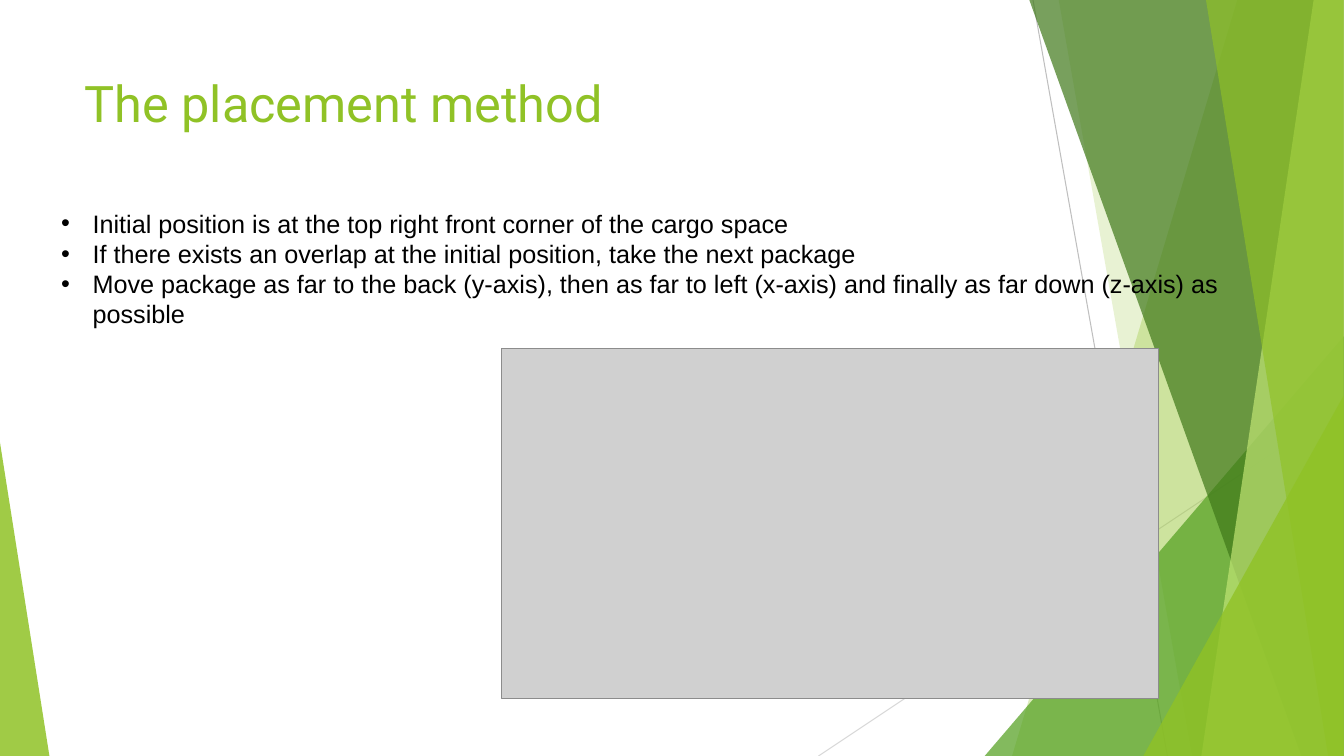
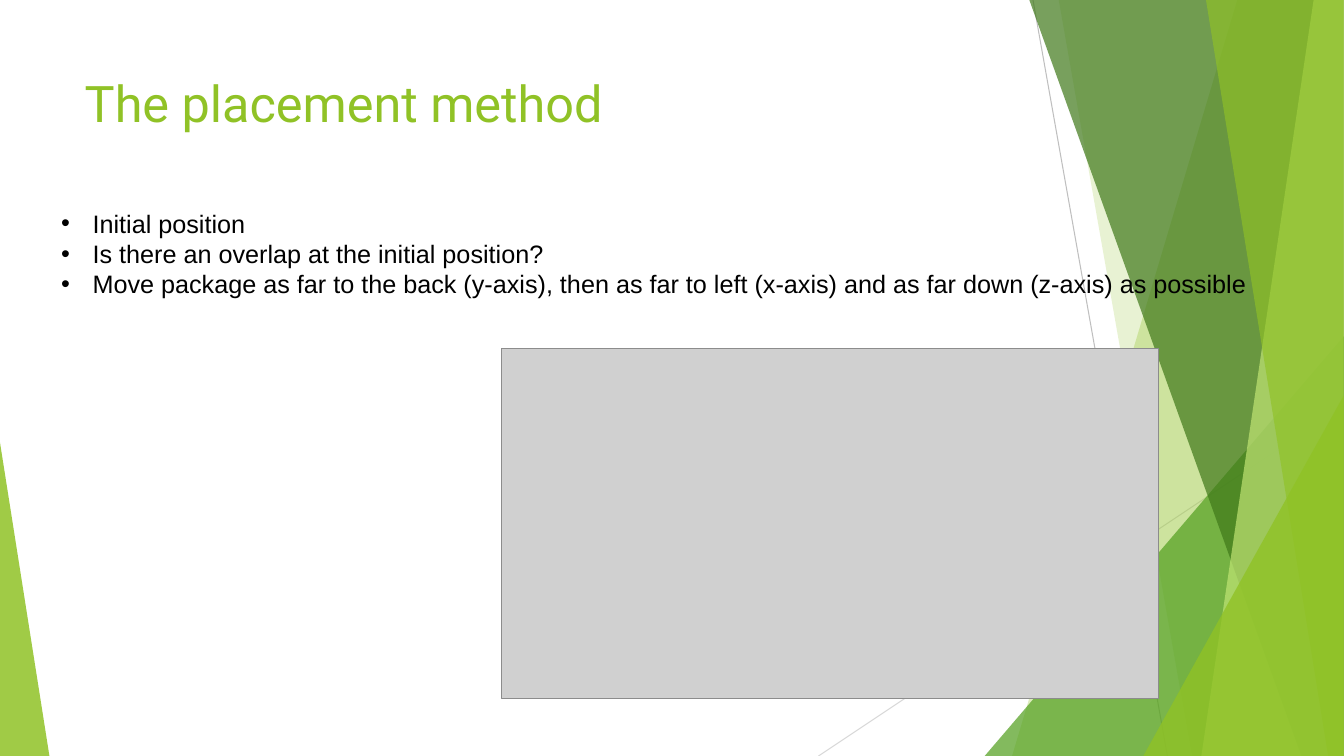
Before and after one commit to swengeler/PP3, a slide deck: slide 5 of Report, presentation and related stuff/Knapsack_problem.pptx. Drawn at 1344x756 pixels with LibreOffice and Linux fonts; fonts in the diff are those of the drawing; grey boxes stand for pictures. Boxes give left, top, right and bottom in pixels: in the first picture for what was removed or moved away, otherwise in the second. Text is boxed around its words. In the diff, an @@ line names an element or a change of style, - is before the commit and + after.

```diff
--- a/Report, presentation and related stuff/Knapsack_problem.pptx
+++ b/Report, presentation and related stuff/Knapsack_problem.pptx
@@ text at [93,214,1245,299]: text changed @@
-• Initial position is at the top right front corner of the cargo space
-• If there exists an overlap at the initial position, take the next package
-• Move package as far to the back (y-axis), then as far to left (x-axis) and finally as far down (z-axis) as possible
+• Initial position
+• Is there an overlap at the initial position?
+• Move package as far to the back (y-axis), then as far to left (x-axis) and as far down (z-axis) as possible
```
Also in this commit, not shown: 6 other slides changed, 4 slides added, 2 slides removed.
